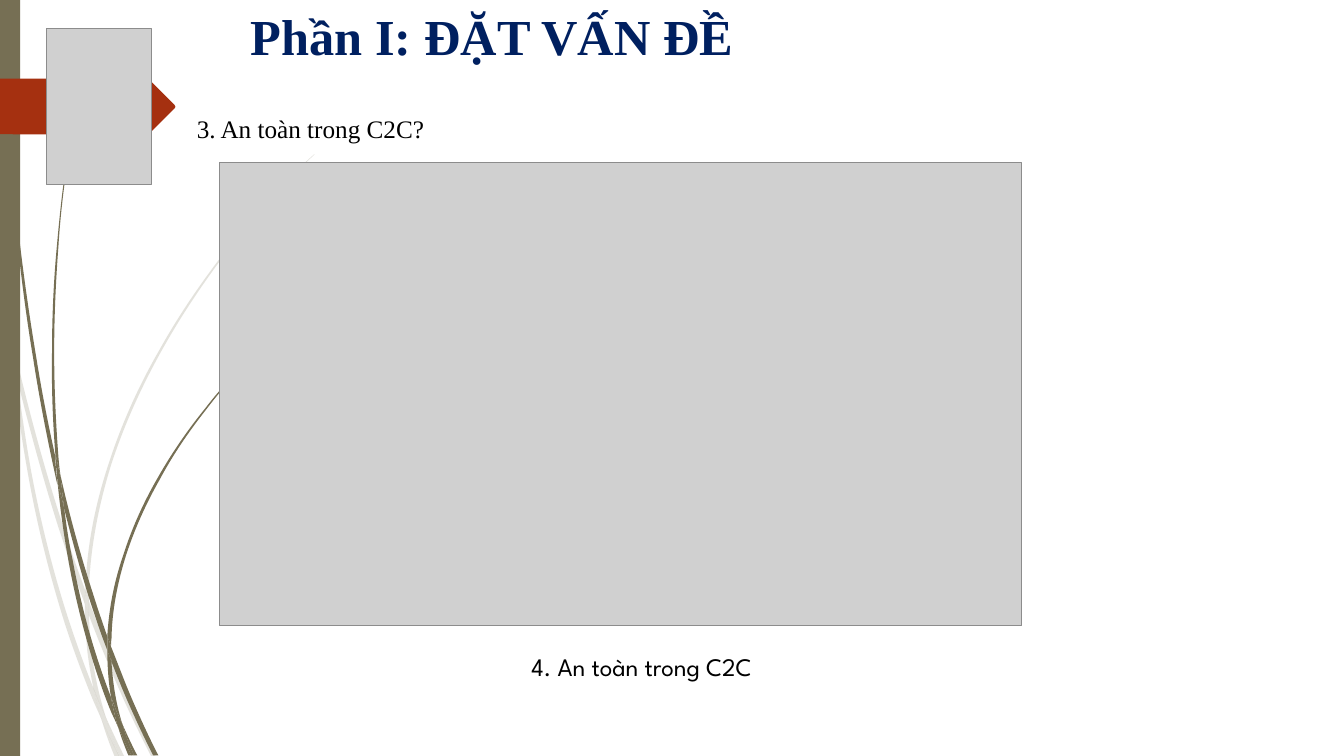
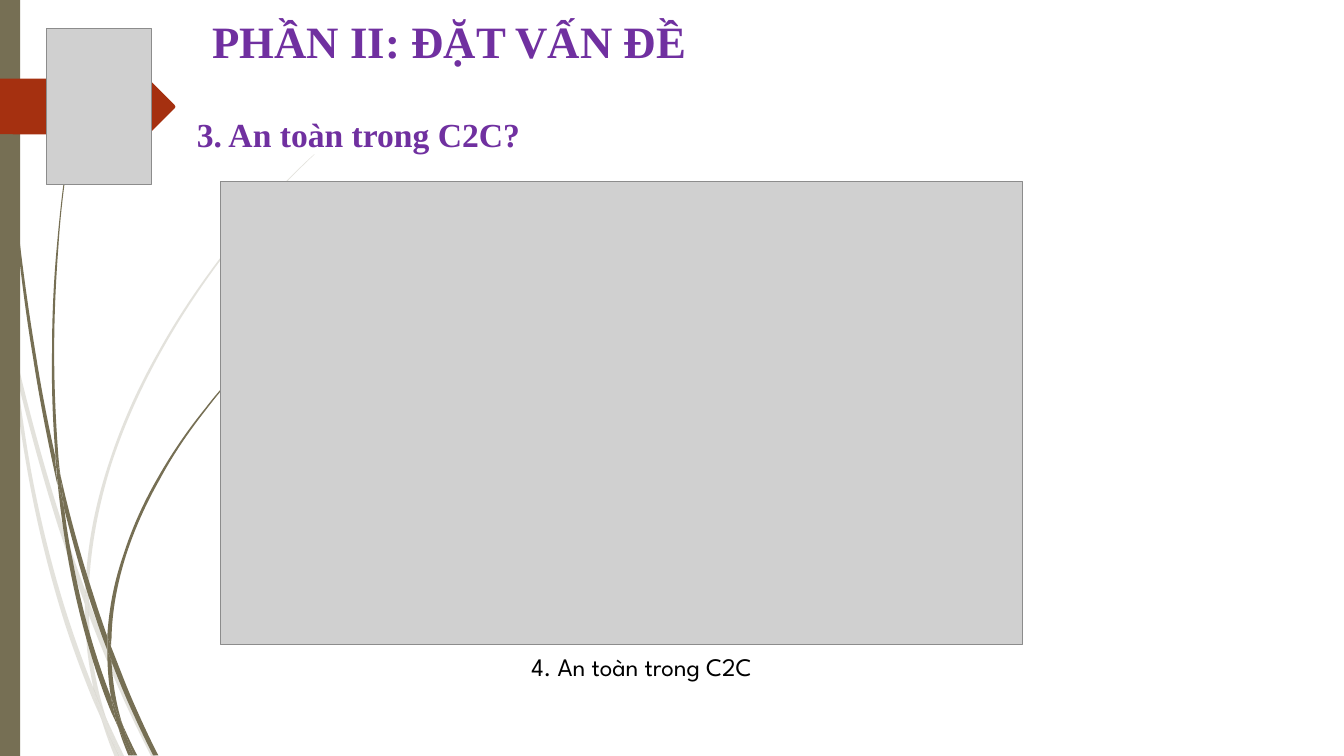
Before and after one commit to thanhgonzalo/datn, a slide deck: slide 7 of Slide.ppt (slide 6 before the commit). Drawn at 1344x756 pixels with LibreOffice and Linux fonts; fonts in the diff are those of the drawing; grey boxes stand for pictures; background and template pictures are left out. Boxes give left, top, right and bottom in pixels: in the first picture for what was removed or moved away, otherwise in the second. Text is boxed around its words. In the diff, an @@ line names an element or a change of style, - is before the commit and + after.

```diff
--- a/Slide.ppt
+++ b/Slide.ppt
@@ text at (212, 23, 686, 67): text changed; size 36 to 32 pt; text colour #002060 to #7030A0 @@
-Phần I: ĐẶT VẤN ĐỀ
+PHẦN II: ĐẶT VẤN ĐỀ
@@ text "3. An toàn trong C2C?" at (197, 123, 520, 153): size 18 to 24 pt, text colour #000000 to #7030A0, bold on @@
@@ picture: place and size @@
-picture at (220, 162, 1022, 626)
+picture at (221, 181, 1023, 645)
```
Also in this commit, not shown: 10 other slides changed, 7 slides added, 2 slides removed.
